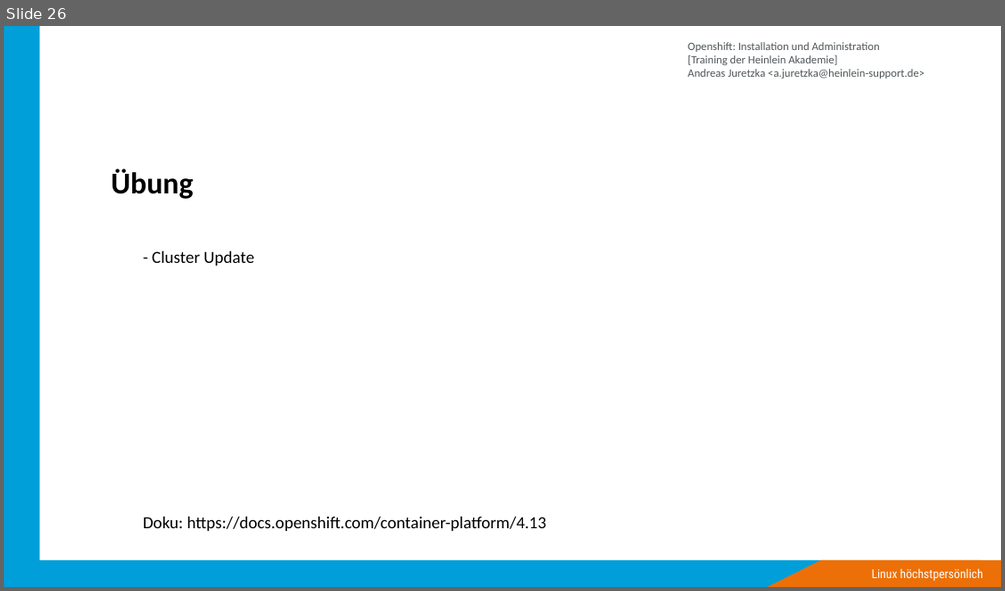
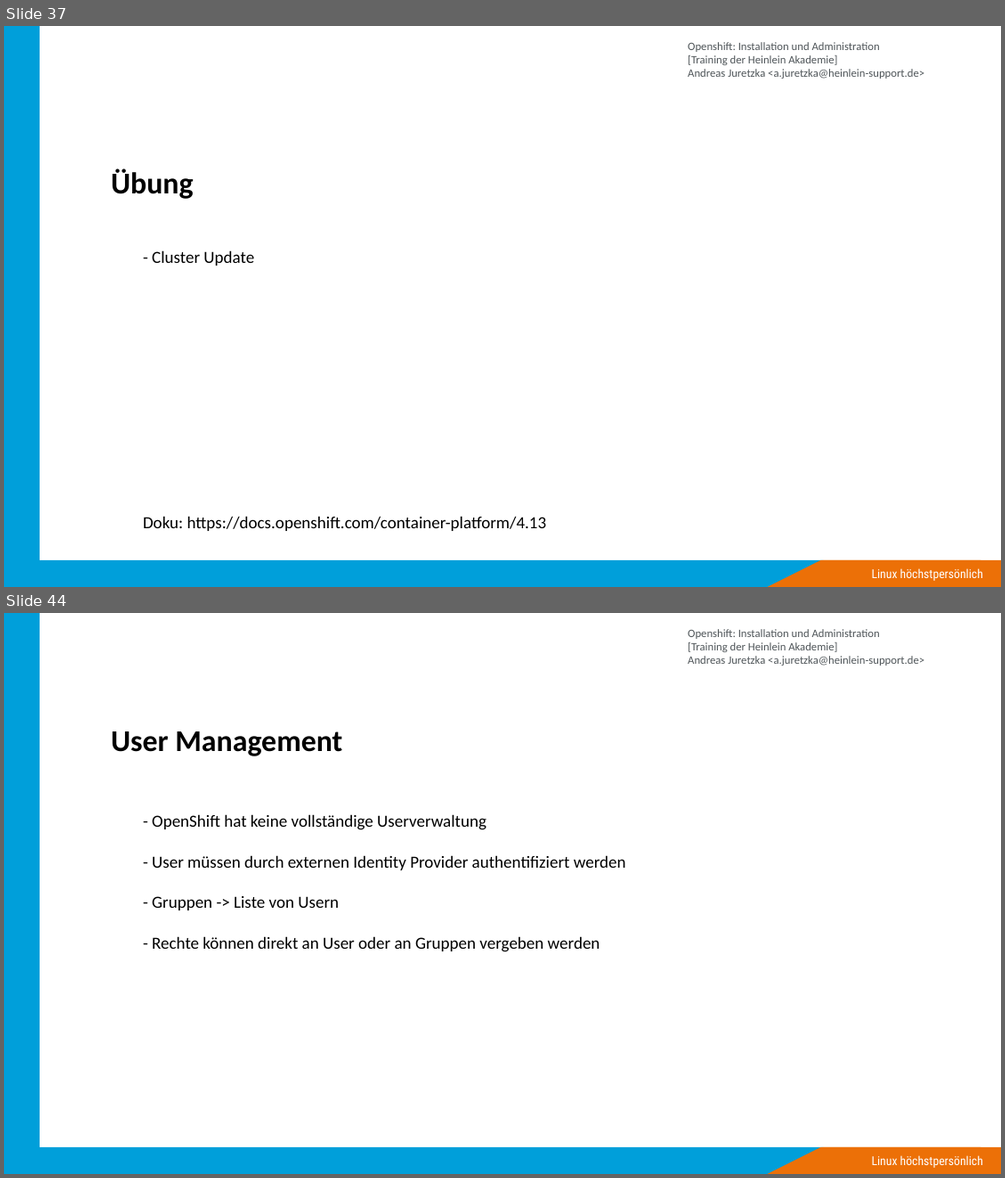
Before and after one commit to ajayten/openshift-kurs-folien, a slide deck: kurs-folien.odp. Shown one above the other, each under a label of ours: slide 26 before the commit, slides 37 and 44 after it; the slides between them are not shown. The pictures are 1005x591 and 1005x1178 pixels, drawn with LibreOffice and Linux fonts; fonts in the diff are those of the drawing; background and template pictures are left out. Boxes give left, top, right and bottom in pixels: in the first picture for what was removed or moved away, otherwise in the second. Text is boxed around its words. In the diff, an @@ line names an element or a change of style, - is before the commit and + after.

```diff
--- a/kurs-folien.odp
+++ b/kurs-folien.odp
@@ slide 44 added at <box>4,613,1001,1174</box>, background #FFFFFF; not listed: 5 template elements that a slide beside it also shows @@
@@ title added at <box>111,731,342,756</box>, 32 pt, text #000000, bold @@
+User Management
@@ text added at <box>152,814,626,952</box>, 18 pt, text #000000 @@
+- OpenShift hat keine vollständige Userverwaltung
+- User müssen durch externen Identity Provider authentiﬁziert werden
+- Gruppen -> Liste von Usern
+- Rechte können direkt an User oder an Gruppen vergeben werden
@@ what was slide 26 is now slide 37 @@
```
Also in this commit, not shown: 10 slides changed, 48 other slides added, 6 slides removed, 1 other file.
